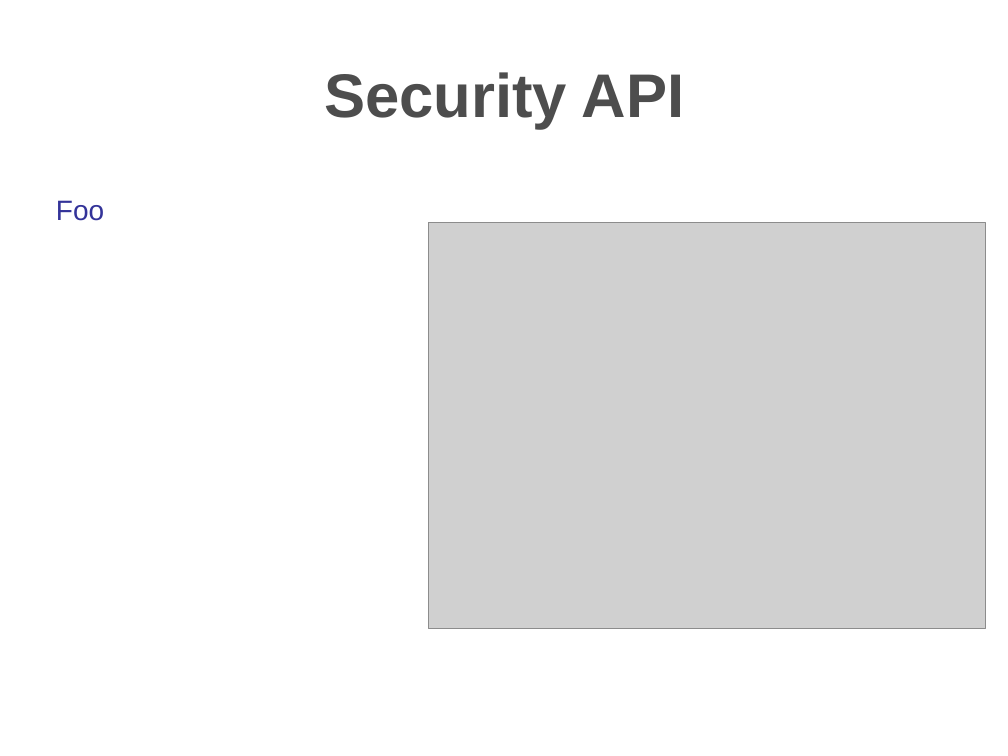
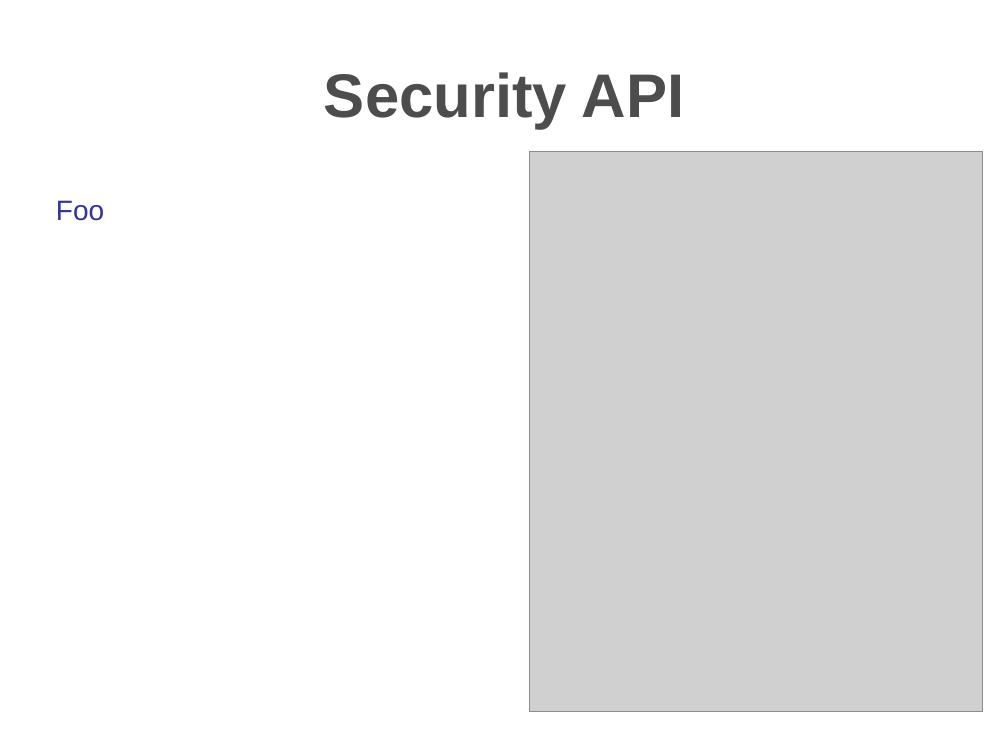
Before and after one commit to travis/cosmo, a slide deck: slide 23 of src/docs/presentations/apachecon2006.ppt. Drawn at 1008x756 pixels with LibreOffice and Linux fonts; fonts in the diff are those of the drawing; grey boxes stand for pictures; background and template pictures are left out. Boxes give left, top, right and bottom in pixels: in the first picture for what was removed or moved away, otherwise in the second. Text is boxed around its words. In the diff, an @@ line names an element or a change of style, - is before the commit and + after.

```diff
--- a/src/docs/presentations/apachecon2006.ppt
+++ b/src/docs/presentations/apachecon2006.ppt
@@ freeform shape at [0, 0, 1008, 159]: fill gradient #6993CA to #FFFFFF to gradient #FFFFFF to #6993CA @@
@@ title "Security API" at [324, 72, 685, 129]: indent changed; line spacing 52.1pt to 52pt @@
@@ picture: place and size @@
-picture at [428, 223, 986, 629]
+picture at [529, 151, 983, 712]
```
Also in this commit, not shown: 29 other slides changed.
